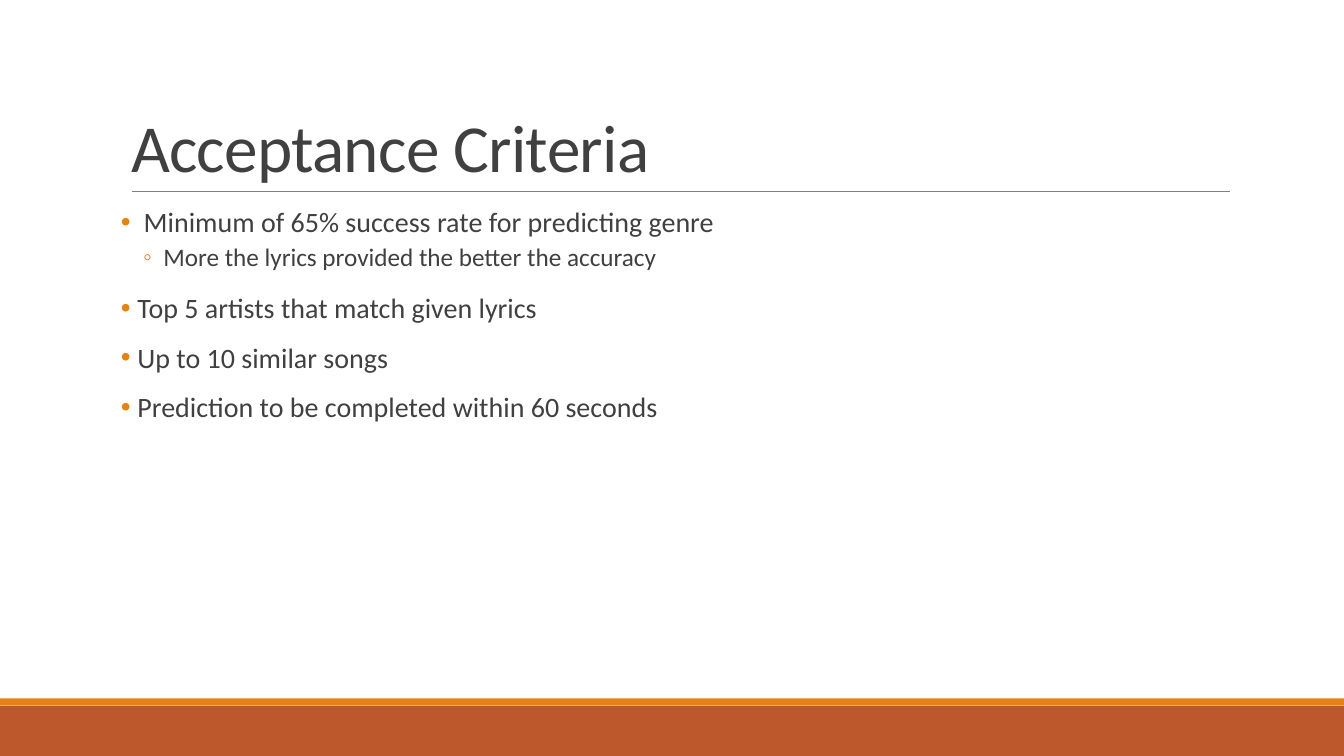
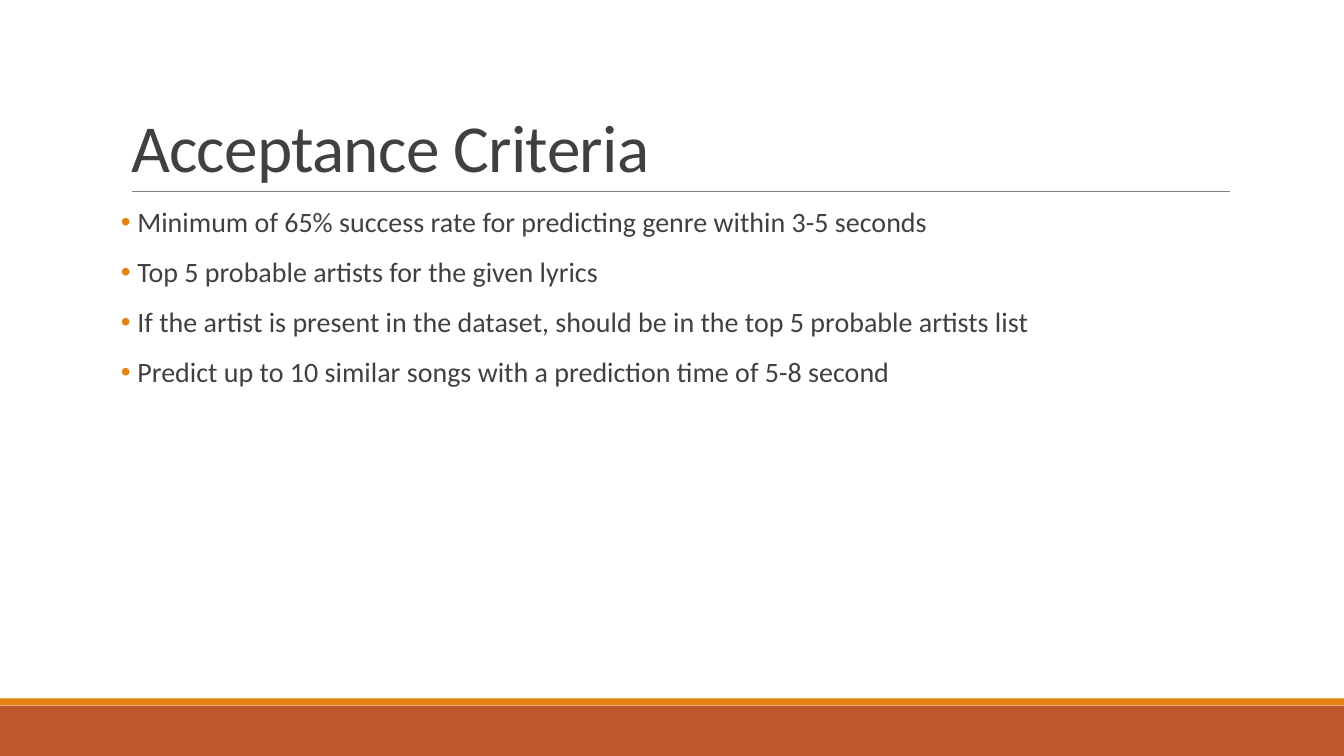
Before and after one commit to yingy4/csye7200-team2-spring2018, a slide deck: slide 7 of Genre Predictor from Lyrics.pptx. Drawn at 1344x756 pixels with LibreOffice and Linux fonts; fonts in the diff are those of the drawing. Boxes give left, top, right and bottom in pixels: in the first picture for what was removed or moved away, otherwise in the second. Text is boxed around its words. In the diff, an @@ line names an element or a change of style, - is before the commit and + after.

Commit message:
Add files via upload
Changes to integrate all corrections suggested and with time and date for milestones.

```diff
--- a/Genre Predictor from Lyrics.pptx
+++ b/Genre Predictor from Lyrics.pptx
@@ text at (137,212,1028,387): text changed @@
-• Minimum of 65% success rate for predicting genre
-  ◦ More the lyrics provided the better the accuracy
-• Top 5 artists that match given lyrics
-• Up to 10 similar songs
-• Prediction to be completed within 60 seconds
+• Minimum of 65% success rate for predicting genre within 3-5 seconds
+• Top 5 probable artists for the given lyrics
+• If the artist is present in the dataset, should be in the top 5 probable artists list
+• Predict up to 10 similar songs with a prediction time of 5-8 second
```
Also in this commit, not shown: 3 other slides changed.
